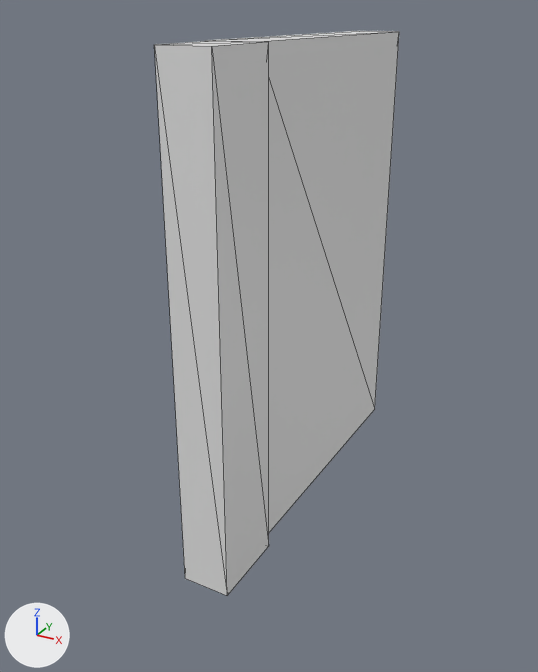
The glTF model assets/art/import/Wall-01.glb: old version first, new version second.
Rendered twice from a 50 mm camera at (3.7, -5.71, 6.29) aimed at (-0.4, 1.74, 2.56). The lights are fixed; the arrows at lower left show +X, +Y and +Z. Mesh edges are drawn as thin lines. Vertices at the same position are counted once.

The scene before the commit, as lines of its bpy script (objects in view):
```python
me_cube_001 = bpy.data.meshes.new('Cube.001')
me_cube_001.from_pydata(...)  # a box spanning x -2.42..-0.42, y 0.17..0.83, z 0.0..3.0; a box spanning x -2.0..0.0, y 0.0..0.17, z 0.0..3.0
ob_cube_003 = bpy.data.objects.new('Cube.003', me_cube_001)
ob_cube_003.location = (0.0, 0.0, 0.0)
ob_cube_003.scale = (0.3, 6.0, 2.0)
```
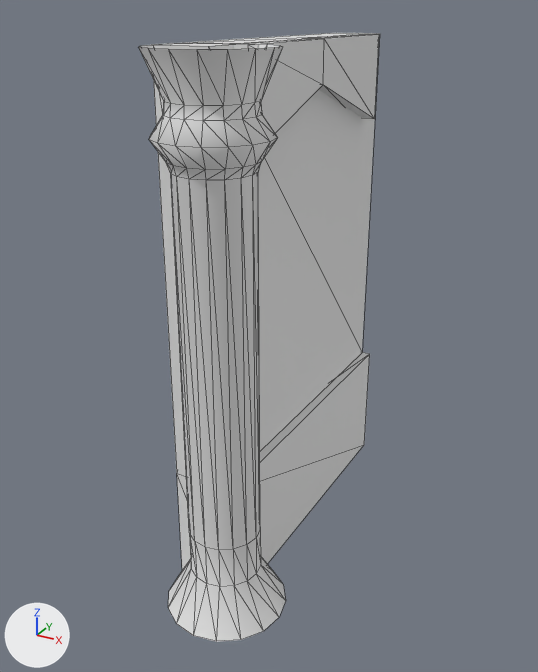
Boxes (x1, y1, x2, y2) around the edits, measured in the pictures (538 x 672 px):
'Cube.003', reshaped, rescaled (8% taller): before (154, 31, 399, 596); after (139, 33, 380, 642)
part 1 of me_cube_001, added: after (260, 352, 370, 564)
part 2 of me_cube_001, added: after (139, 43, 286, 642)
part 3 of me_cube_001, built on: before (154, 31, 399, 596); after (151, 33, 380, 570)

Diff of the bpy script that builds the scene:
```diff
--- a/assets/art/import/Wall-01.glb.py
+++ b/assets/art/import/Wall-01.glb.py
@@ me_cube_001 @@
 # used by ob_cube_003; location = (0.0, 0.0, 0.0); scale = (0.3, 6.0, 2.0)
-me_cube_001.from_pydata(...)  # 16 vertices, 24 faces; spans x -2.42..0.0, y 0.0..0.83, z 0.0..3.0
+me_cube_001.from_pydata(...)  # 176 vertices, 308 faces; spans x -0.69..0.69, y -0.7..3.99, z -0.09..6.0
+# me_cube_001 part 1: a new loose piece, a box spanning x -0.4..0.1, y -0.01..3.99, z -0.09..1.51
+# me_cube_001 part 2: a new loose piece of 144 vertices spanning x -0.69..0.69, y -0.7..0.68, z 0.0..6.0
+# me_cube_001 part 3: the whole mesh is rebuilt
+# me_cube_001 part 4: the surface is now shaded smooth
@@ ob_cube_003 @@
 ob_cube_003.location = (0.0, 0.0, 0.0)
-ob_cube_003.scale = (0.3, 6.0, 2.0)
```
